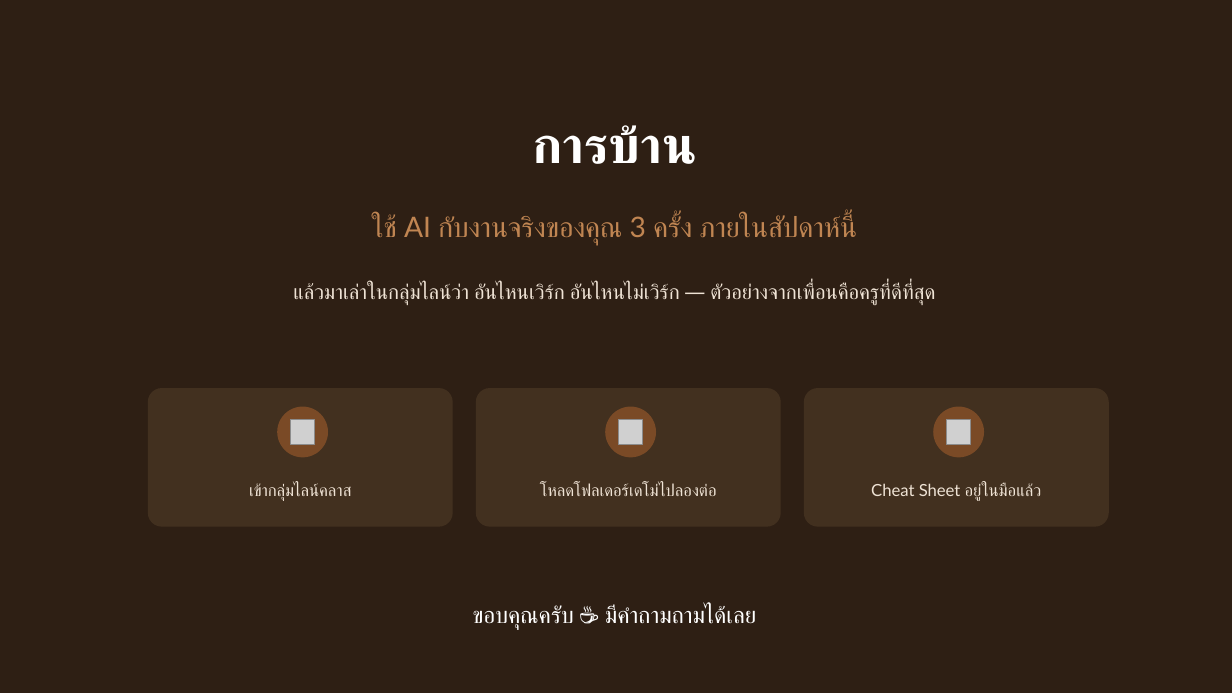
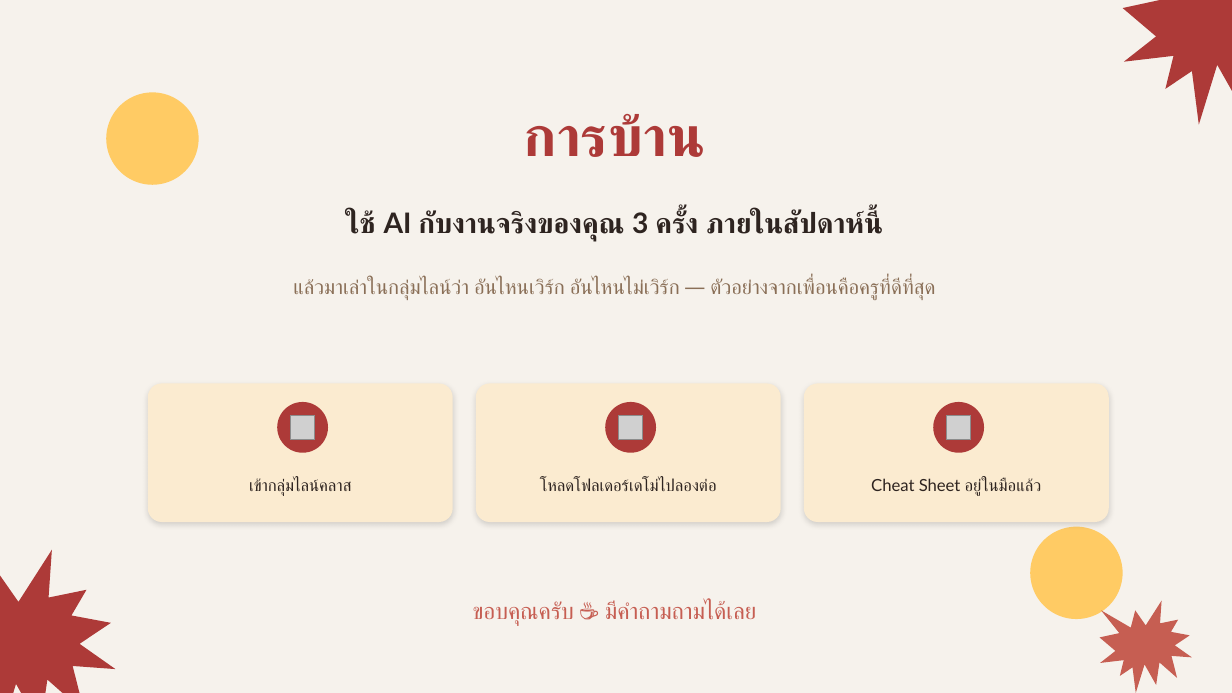
Before and after one commit to Bossjukkaphan/sookkaya-dashboard, a slide deck: slide 15 of claude-course/slides.pptx. Drawn at 1232x693 pixels with LibreOffice and Linux fonts; fonts in the diff are those of the drawing; grey boxes stand for pictures. Boxes give left, top, right and bottom in pixels: in the first picture for what was removed or moved away, otherwise in the second. Text is boxed around its words. In the diff, an @@ line names an element or a change of style, - is before the commit and + after.

```diff
--- a/claude-course/slides.pptx
+++ b/claude-course/slides.pptx
@@ background #2E1F14 to #F6F2EC @@
@@ irregular seal added at (1123,0,1232,125), fill #AD3A38 @@
@@ text "การบ้าน": place and size @@
-text "การบ้าน" at (532,125,697,164)
+text "การบ้าน" at (524,114,706,157)
@@ text "การบ้าน" at (524,114,706,157): size 40 to 44 pt, text colour #FFFFFF to #AD3A38 @@
@@ ellipse added at (106,92,199,185), fill #FFCB64 @@
@@ text "ใช้ AI กับงานจริงของคุณ 3 ครั้ง ..." at (346,211,878,241): text colour #C08552 to #2E2420, bold on @@
@@ text "แล้วมาเล่าในกลุ่มไลน์ว่า อันไหนเวิร์ก อันไหนไม่เวิร์ก — ตัวอ ..." at (293,278,935,300): text colour #EFE3D5 to #8A6F57 @@
@@ fill #42301F to #FBEBD0; shadow on in 3 elements at (148,384,453,522), (476,384,781,522), (804,384,1109,522) @@
@@ 3 pictures, 3 rounded rectangles, 3 ellipses: place and size @@
-3 pictures, 3 rounded rectangles, 3 ellipses at (148,388,1109,527)
+3 pictures, 3 rounded rectangles, 3 ellipses at (148,384,1109,522)
@@ fill #7A4A26 to #AD3A38 in 3 elements at (277,402,328,453), (605,402,656,453), (933,402,984,453) @@
@@ text colour #EFE3D5 to #2E2420 in 3 elements at (249,479,352,496), (540,479,717,491), (871,478,1042,496) @@
@@ ellipse added at (1031,527,1123,619), fill #FFCB64 @@
@@ irregular seal added at (0,550,116,693), fill #AD3A38 @@
@@ text "ขอบคุณครับ ☕ มีคำถามถามได้เลย" at (473,600,756,626): text colour #FFFFFF to #C65E52 @@
@@ irregular seal added at (1100,601,1192,693), fill #C65E52 @@
```
Also in this commit, not shown: 14 other slides changed.
